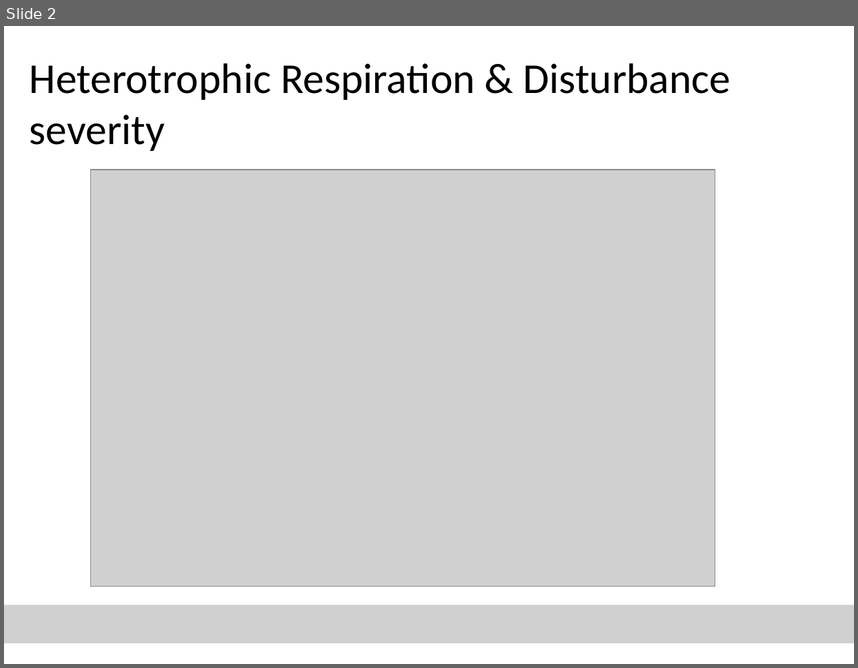
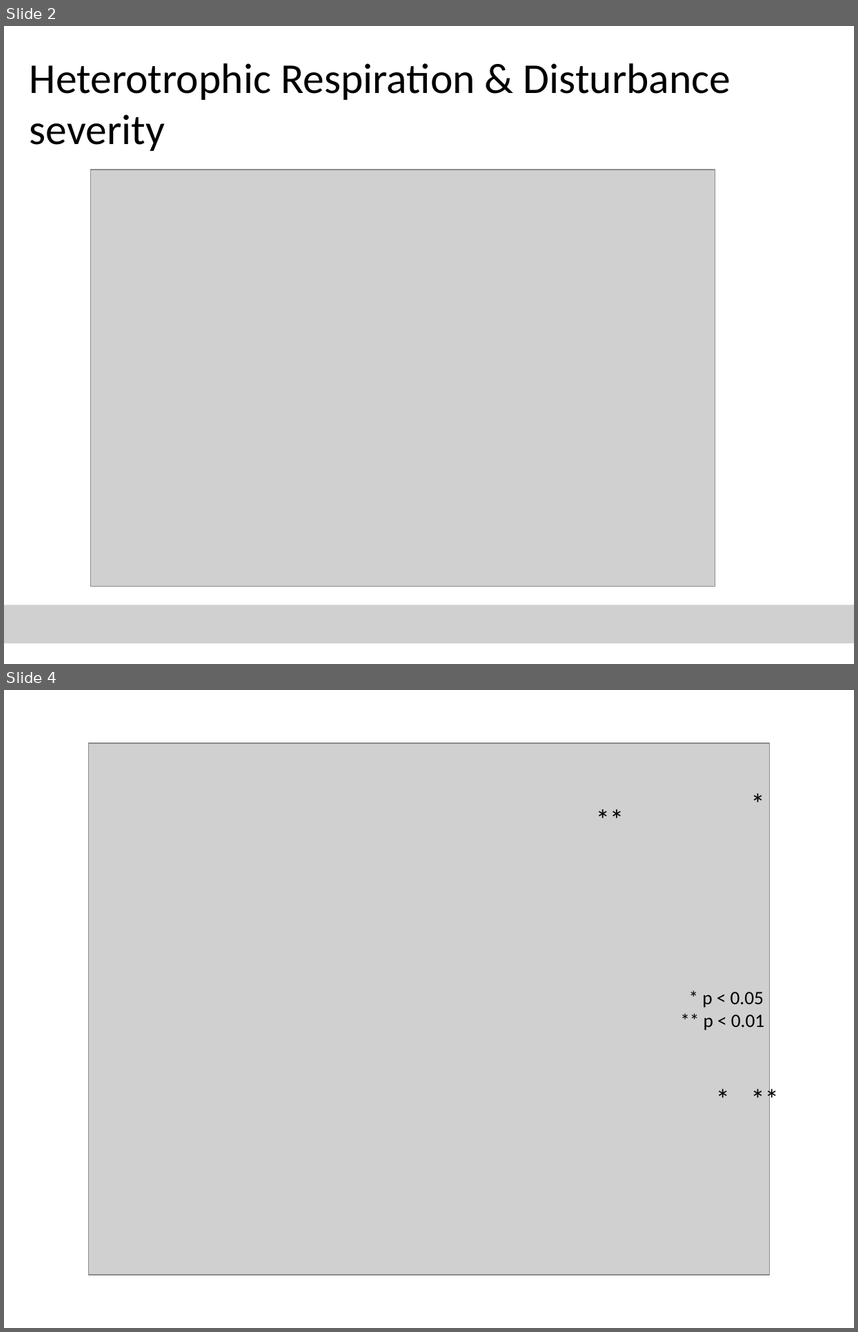
Before and after one commit to lisahaber/forte_subcanopy_leaf_functional_traits, a slide deck: docs/draft_figs_Ch2_manuscript.pptx. Shown one above the other, each under a label of ours: slide 2 before the commit, slides 2 and 4 after it; the slides between them are not shown. The pictures are 858x668 and 858x1332 pixels, drawn with LibreOffice and Linux fonts; fonts in the diff are those of the drawing; grey boxes stand for pictures. Boxes give left, top, right and bottom in pixels: in the first picture for what was removed or moved away, otherwise in the second. Text is boxed around its words. In the diff, an @@ line names an element or a change of style, - is before the commit and + after.

```diff
--- a/docs/draft_figs_Ch2_manuscript.pptx
+++ b/docs/draft_figs_Ch2_manuscript.pptx
@@ slide 4 added at (4, 690, 854, 1328), background #FFFFFF @@
@@ picture added at (88, 742, 769, 1274) @@
@@ text added at (743, 782, 762, 825), 24 pt, text #000000 @@
+*
@@ text added at (587, 797, 642, 840), 24 pt, text #000000 @@
+**
@@ text added at (702, 992, 764, 1030), 16 pt, text #000000 @@
+* p < 0.05
+** p < 0.01
@@ text added at (708, 1077, 727, 1119), 24 pt, text #000000 @@
+*
@@ text added at (743, 1077, 798, 1119), 24 pt, text #000000 @@
+**
```
Also in this commit, not shown: 1 slide changed, 11 other slides added, 39 other files.
